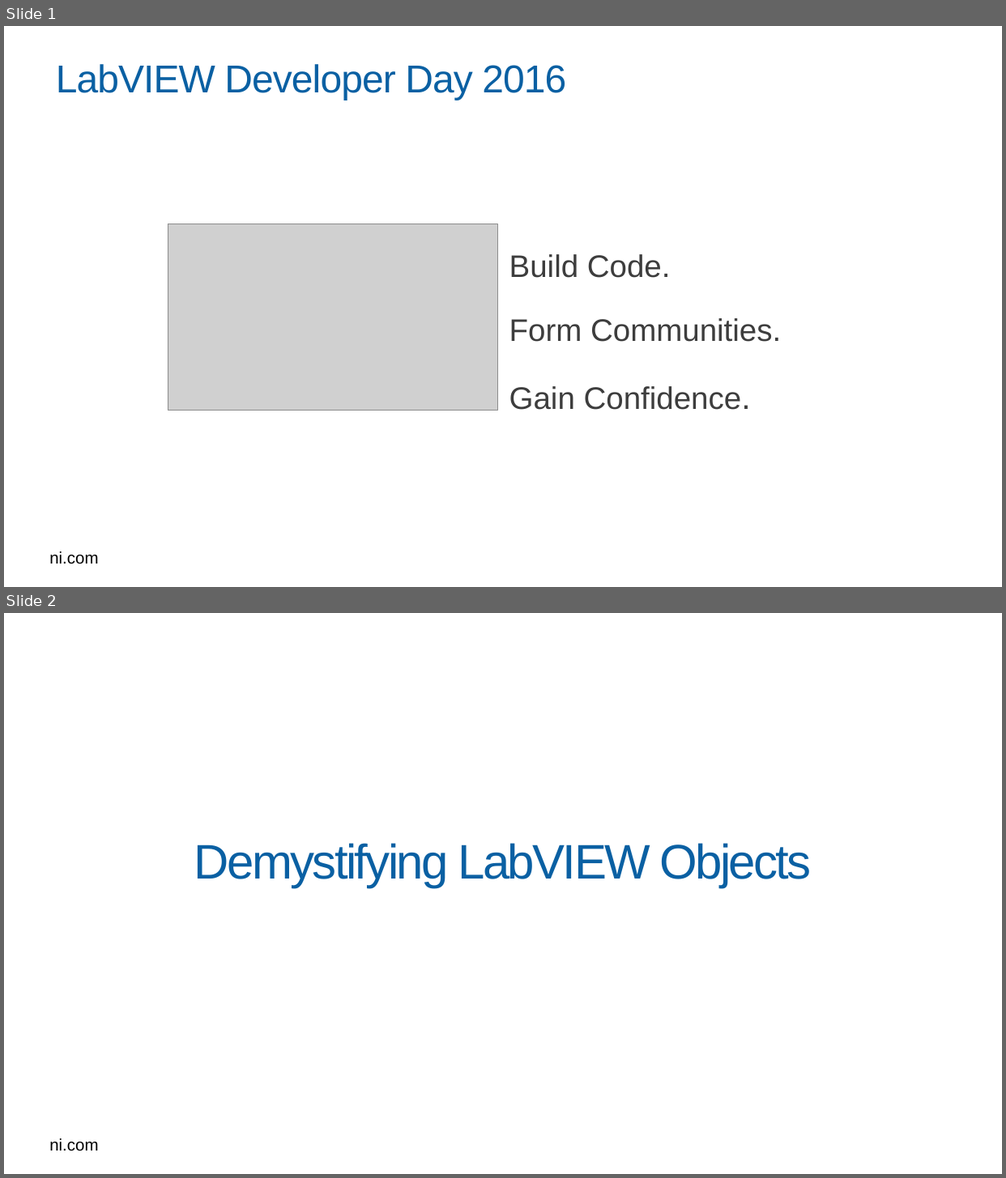
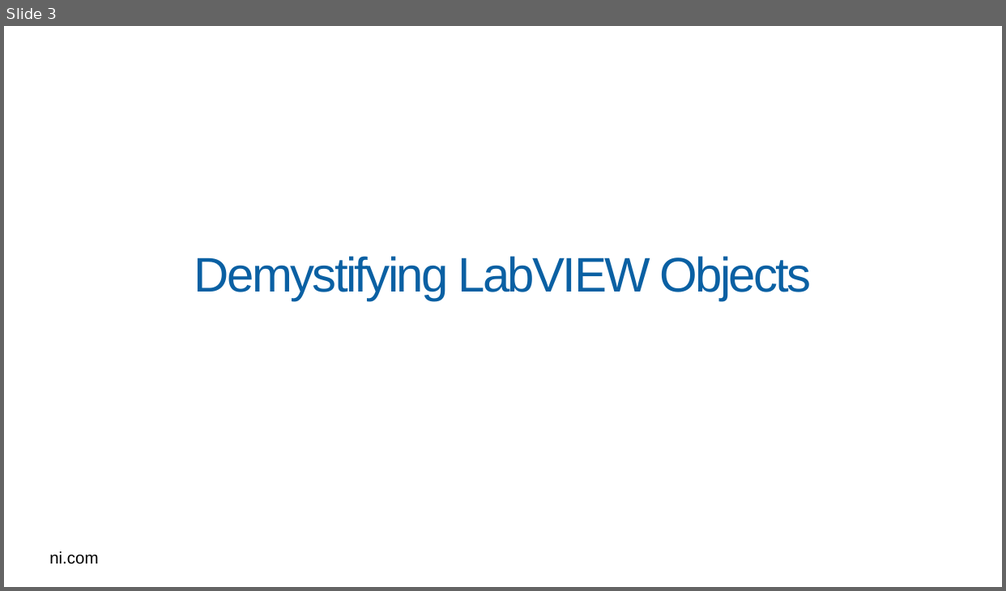
Before and after one commit to LabVIEW-DCAF/Documentation, a slide deck: Trunk/Getting Started Material/DCAF Training/2 Demystifying LabVIEW Object Oriented.pptx. Shown one above the other, each under a label of ours: slides 1 and 2 before the commit, slide 3 after it. The pictures are 1006x1178 and 1006x591 pixels, drawn with LibreOffice and Linux fonts; fonts in the diff are those of the drawing; grey boxes stand for pictures; background and template pictures are left out. Boxes give left, top, right and bottom in pixels: in the first picture for what was removed or moved away, otherwise in the second. Text is boxed around its words. In the diff, an @@ line names an element or a change of style, - is before the commit and + after.

```diff
--- a/Trunk/Getting Started Material/DCAF Training/2 Demystifying LabVIEW Object Oriented.pptx
+++ b/Trunk/Getting Started Material/DCAF Training/2 Demystifying LabVIEW Object Oriented.pptx
@@ slide 1 removed at (x1=4, y1=26, x2=1002, y2=587), background picture (left out) @@
@@ title removed at (x1=56, y1=64, x2=566, y2=101) @@
-LabVIEW Developer Day 2016
@@ picture removed at (x1=168, y1=224, x2=498, y2=411) @@
@@ text removed at (x1=509, y1=254, x2=781, y2=410) @@
-Build Code.
-Form Communities.
-Gain Confidence.
@@ text removed at (x1=49, y1=552, x2=98, y2=565) @@
-ni.com
@@ page number removed at (x1=484, y1=545, x2=522, y2=568) @@
-1
@@ what was slide 2 is now slide 3 @@
```
Also in this commit, not shown: 2 slides added, 1 other file.
